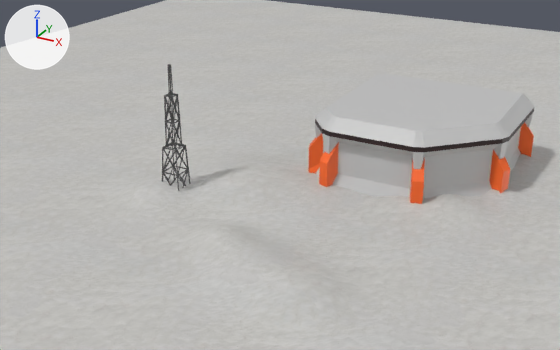
A saved change to the Blender file art/base.blend.
Before and after are seen from a 50 mm lens placed at (27.8, -70.8, 32.4), pointed at (-3.9, -13.2, 3.6). Every picture has the same lights, and +X, +Y and +Z are marked at upper left.

Script lines for the objects in view, before the commit:
```python
me_cube_001 = bpy.data.meshes.new('Cube.001')
me_cube_001.from_pydata(...)  # 176 vertices, 161 faces; spans x -9.9..9.9, y -9.9..9.9, z -1.2..6.3
# faces by material slot: [89, 56, 16]
me_cube_001.materials.append(mat_baseligh)  # light grey #c5c5c5
me_cube_001.materials.append(mat_baseorange)  # orange #ff6923
me_cube_001.materials.append(mat_baserim)  # black #250c0f
me_cube_002 = bpy.data.meshes.new('Cube.002')
me_cube_002.from_pydata(...)  # 56 vertices, 80 faces; spans x -1.0..1.0, y -1.0..1.0, z -1.0..12.17
me_cube_002.materials.append(mat_tower)  # dark grey #4b4b4b
me_cube_004 = bpy.data.meshes.new('Cube.004')
me_cube_004.from_pydata(...)  # 2709 vertices, 2596 faces; spans x -73.6..73.6, y -73.6..73.6, z 1.0..2.4
me_cube_004.polygons.foreach_set('use_smooth', [True] * 2596)
me_cube_004.materials.append(mat_snow)  # picture img_snow_jpg
ob_baseoutside = bpy.data.objects.new('BaseOutside', me_cube_001)
ob_baseoutside.location = (4.17, 2.77, 1.0)
ob_snow = bpy.data.objects.new('Snow', me_cube_004)
ob_snow.location = (0.0, 0.0, -0.93)
ob_tower = bpy.data.objects.new('Tower', me_cube_002)
ob_tower.location = (-14.72, -14.64, 0.76)
_m = ob_tower.modifiers.new('Wireframe', 'WIREFRAME')
_m.thickness = 0.148
```
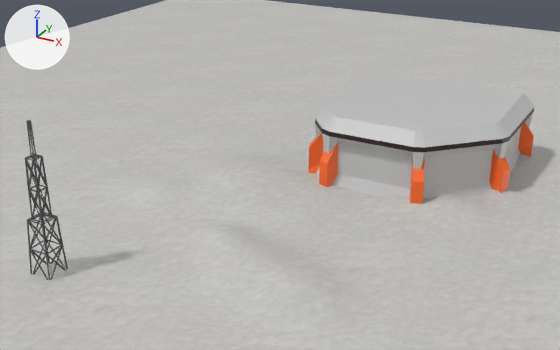
Changed parts and their boxes (x1, y1, x2, y2) in the pictures (560 x 350 px):
'Tower', moved: before (162, 64, 191, 191); after (25, 120, 68, 280)

Diff of the bpy script that builds the scene:
```diff
--- a/art/base.blend.py
+++ b/art/base.blend.py
@@ ob_tower @@
 ob_tower = bpy.data.objects.new('Tower', me_cube_002)
-ob_tower.location = (-14.72, -14.64, 0.76)
+ob_tower.location = (-14.72, -32.13, 0.76)
 _m = ob_tower.modifiers.new('Wireframe', 'WIREFRAME')
```
